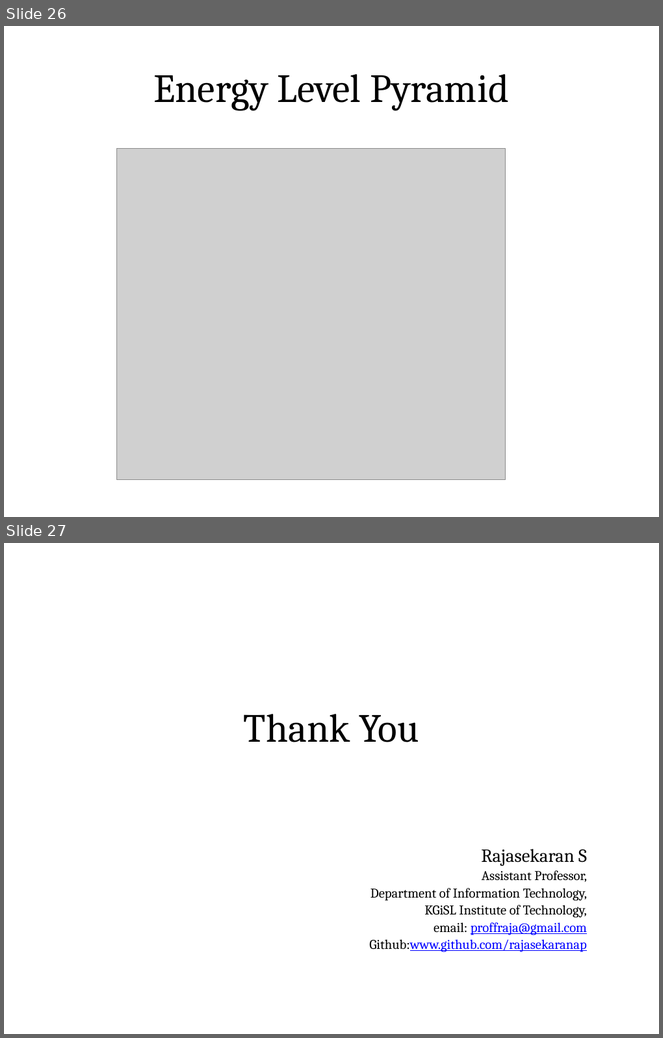
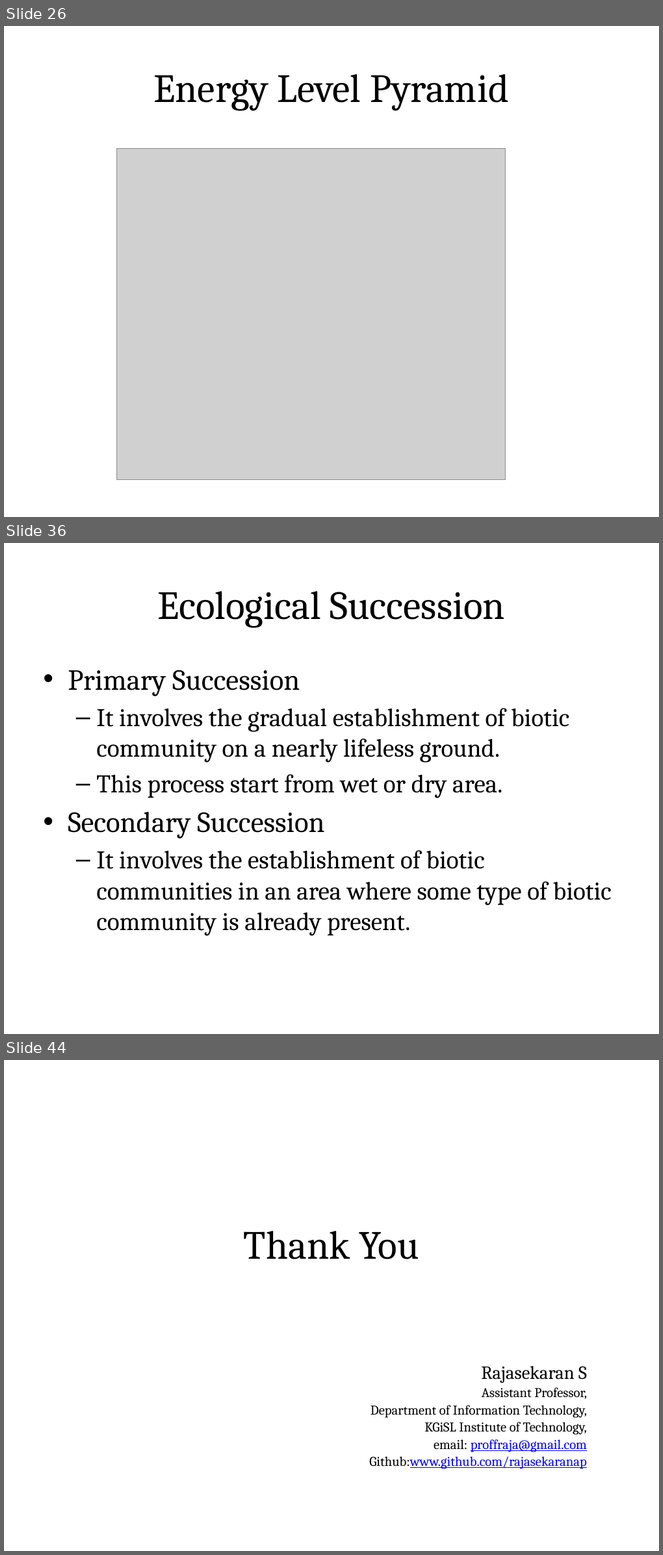
Before and after one commit to rajasekaran36/GE8291-Environmental-Science-and-Engineering, a slide deck: Slides/GE8291-U1.pptx. Shown one above the other, each under a label of ours: slides 26 and 27 before the commit, slides 26, 36 and 44 after it; the slides between them are not shown. The pictures are 663x1038 and 663x1555 pixels, drawn with LibreOffice and Linux fonts; fonts in the diff are those of the drawing; grey boxes stand for pictures. Boxes give left, top, right and bottom in pixels: in the first picture for what was removed or moved away, otherwise in the second. Text is boxed around its words. In the diff, an @@ line names an element or a change of style, - is before the commit and + after.

```diff
--- a/Slides/GE8291-U1.pptx
+++ b/Slides/GE8291-U1.pptx
@@ slide 36 added at <box>4,543,659,1034</box>, background #FFFFFF @@
@@ title added at <box>36,563,627,644</box>, fill gradient #DAFDA7 to #E4FCC2 to #F5FFE7, outline #98B955 0.75 pt, 44 pt, text #000000 @@
+Ecological Succession
@@ text added at <box>68,670,612,936</box>, 28 pt, text #000000 @@
+• Primary Succession
+  – It involves the gradual establishment of biotic community on a nearly lifeless ground.
+  – This process start from wet or dry area.
+• Secondary Succession
+  – It involves the establishment of biotic communities in an area where some type of biotic community is already present.
@@ what was slide 27 is now slide 44 @@
```
Also in this commit, not shown: 16 other slides added, 1 other file.
